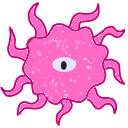
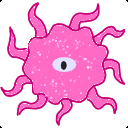
Layer changes from the first w=128, h=128 image to the second:
renamed "Paint Layer 1" to "Body", showed it, moved it above "Legs", painted on it over [0, 0, 128, 128]
renamed "Paint Layer 2" to "Legs", painted on it over [0, 0, 128, 128]
